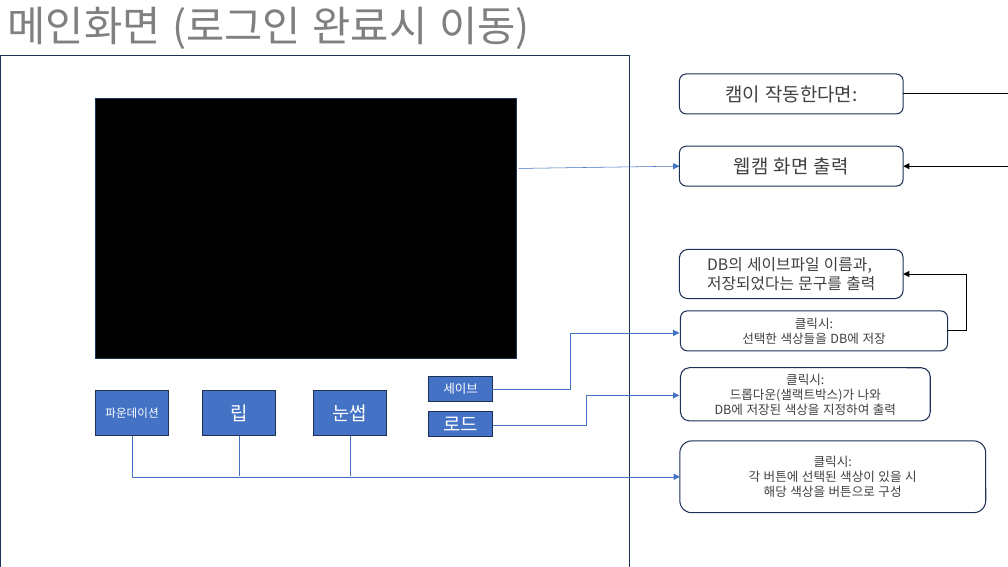
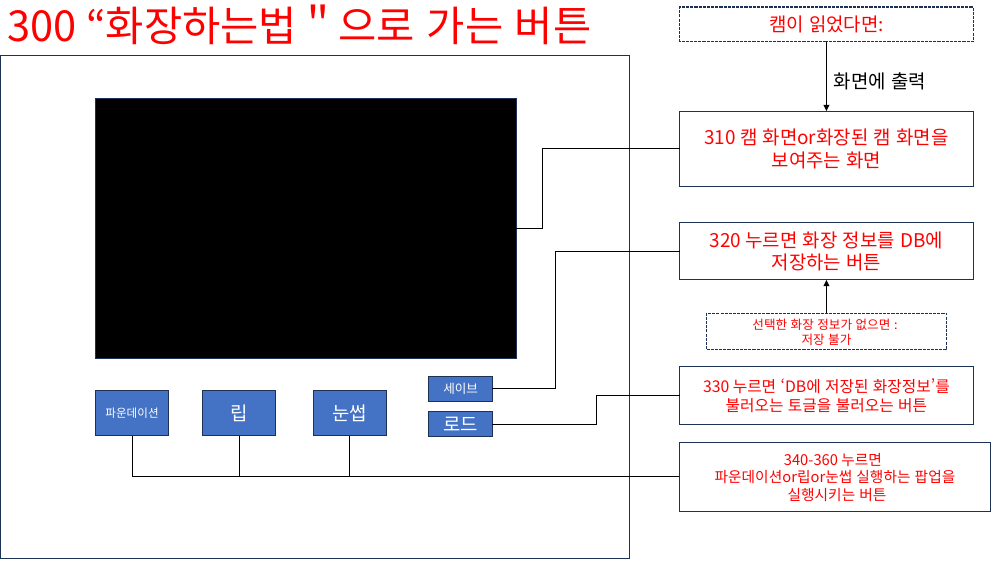
Before and after one commit to hosunghyun/Smart_Makeup_Web, a slide deck: slide 12 of UI프로토타입.pptx (slide 6 before the commit). Drawn at 1008x567 pixels with LibreOffice and Linux fonts; fonts in the diff are those of the drawing. Boxes give left, top, right and bottom in pixels: in the first picture for what was removed or moved away, otherwise in the second. Text is boxed around its words. In the diff, an @@ line names an element or a change of style, - is before the commit and + after.

```diff
--- a/UI프로토타입.pptx
+++ b/UI프로토타입.pptx
@@ title at bbox=[8, 4, 592, 45]: text changed; text colour #808080 to #FF0000 @@
-메인화면 (로그인 완료시 이동)
+300 “화장하는법＂으로 가는 버튼
@@ rectangle added at bbox=[680, 7, 973, 42], outline #1E3256 1 pt dashed, 18 pt, text #FF0000 @@
+캠이 읽었다면:
@@ rectangle: place and size @@
-rectangle at bbox=[0, 55, 629, 567]
+rectangle at bbox=[0, 55, 629, 559]
@@ arrow added from (827, 42) to (827, 111), #000000 1.5 pt @@
@@ rounded rectangle removed at bbox=[680, 74, 904, 114] @@
-캠이 작동한다면:
@@ text added at bbox=[834, 72, 926, 90], 18 pt, text #000000 @@
+화면에 출력
@@ rectangle added at bbox=[680, 111, 973, 187], outline #1E3256 1 pt, 18 pt, text #FF0000 @@
+310 캠 화면or화장된 캠 화면을 보여주는 화면
@@ elbow arrow removed from (904, 94) to (904, 166) @@
@@ elbow line added from (516, 228) to (680, 149), #000000 1 pt @@
@@ rounded rectangle removed at bbox=[680, 146, 904, 186] @@
-웹캠 화면 출력
@@ arrow removed from (519, 169) to (680, 166) @@
@@ rectangle added at bbox=[680, 222, 973, 280], outline #1E3256 1 pt, 18 pt, text #FF0000 @@
+320 누르면 화장 정보를 DB에 저장하는 버튼
@@ elbow arrow moved from (492, 389) - (680, 333) to (492, 389) - (680, 251) @@
@@ elbow arrow (492, 389) - (680, 251): elbow arrow to elbow line; stroke #4472C4 0.5 pt to #000000 1 pt @@
@@ rounded rectangle removed at bbox=[680, 250, 904, 299] @@
-DB의 세이브파일 이름과,
-저장되었다는 문구를 출력
@@ arrow added from (827, 313) to (827, 280), #000000 1.5 pt @@
@@ elbow arrow removed from (948, 331) to (904, 274) @@
@@ rounded rectangle removed at bbox=[681, 311, 948, 351] @@
-클릭시:
-선택한 색상들을 DB에 저장
@@ rectangle added at bbox=[706, 313, 947, 349], outline #1E3256 1 pt dashed, 12 pt, text #FF0000 @@
+선택한 화장 정보가 없으면 :
+저장 불가
@@ rectangle added at bbox=[680, 367, 973, 424], outline #1E3256 1 pt, 15 pt, text #FF0000 @@
+330 누르면 ‘DB에 저장된 화장정보’를 불러오는 토글을 불러오는 버튼
@@ rounded rectangle removed at bbox=[681, 368, 930, 420] @@
-클릭시:
-드롭다운(샐랙트박스)가 나와
-DB에 저장된 색상을 지정하여 출력
@@ elbow arrow (492, 424) - (680, 395): elbow arrow to elbow line; stroke #4472C4 0.5 pt to #000000 1 pt; route changed @@
@@ elbow arrow (132, 436) - (680, 477): elbow arrow to elbow line; stroke #4472C4 0.5 pt to #000000 1 pt @@
@@ line (240, 436) - (240, 476): stroke #4472C4 0.5 pt to #000000 1 pt @@
@@ line (350, 436) - (350, 476): stroke #4472C4 0.5 pt to #000000 1 pt @@
@@ rectangle "340-360 누르면 파운데이션or립or눈썹 실행하는 팝업을 ...": place and size @@
-rectangle "340-360 누르면 파운데이션or립or눈썹 실행하는 팝업을 ..." at bbox=[680, 441, 986, 513]
+rectangle "340-360 누르면 파운데이션or립or눈썹 실행하는 팝업을 ..." at bbox=[680, 442, 991, 512]
@@ rectangle "340-360 누르면 파운데이션or립or눈썹 실행하는 팝업을 ..." at bbox=[680, 442, 991, 512]: rounded rectangle to rectangle @@
@@ text in rectangle at bbox=[715, 453, 956, 501]: text changed; size 12 to 14 pt; text colour #404040 to #FF0000 @@
-클릭시:
-각 버튼에 선택된 색상이 있을 시
-해당 색상을 버튼으로 구성
+340-360 누르면
+파운데이션or립or눈썹 실행하는 팝업을
+실행시키는 버튼
```
Also in this commit, not shown: 6 other slides changed, 7 slides added, 3 slides removed.
